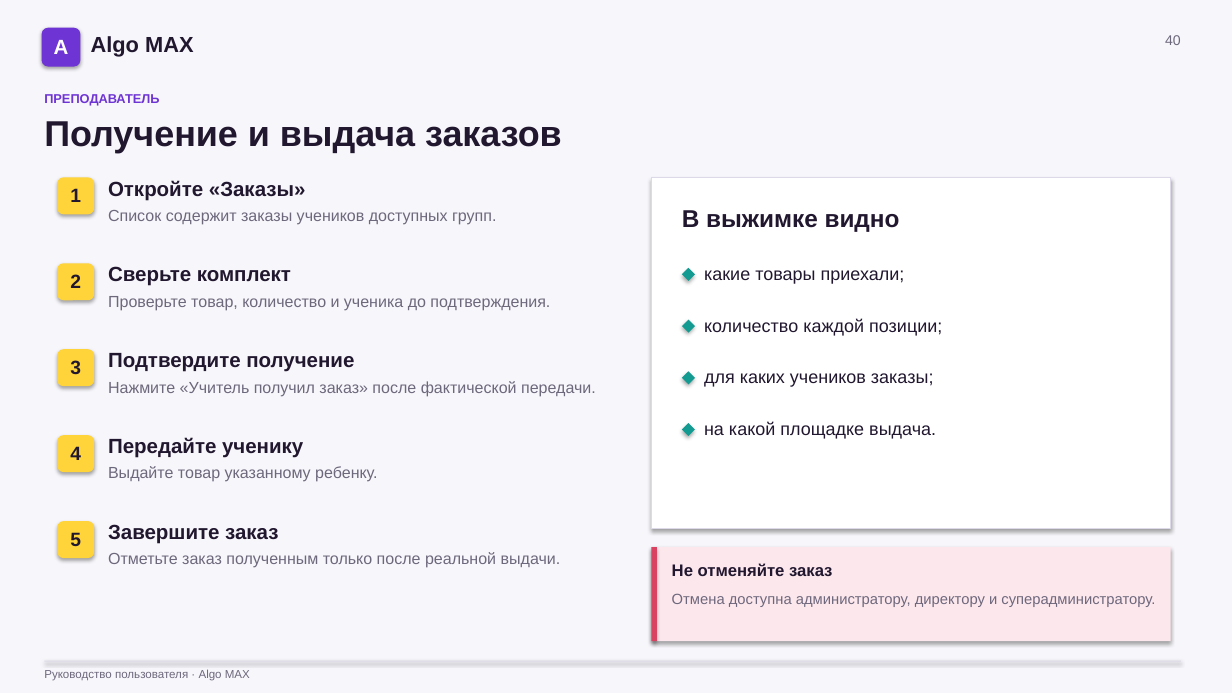
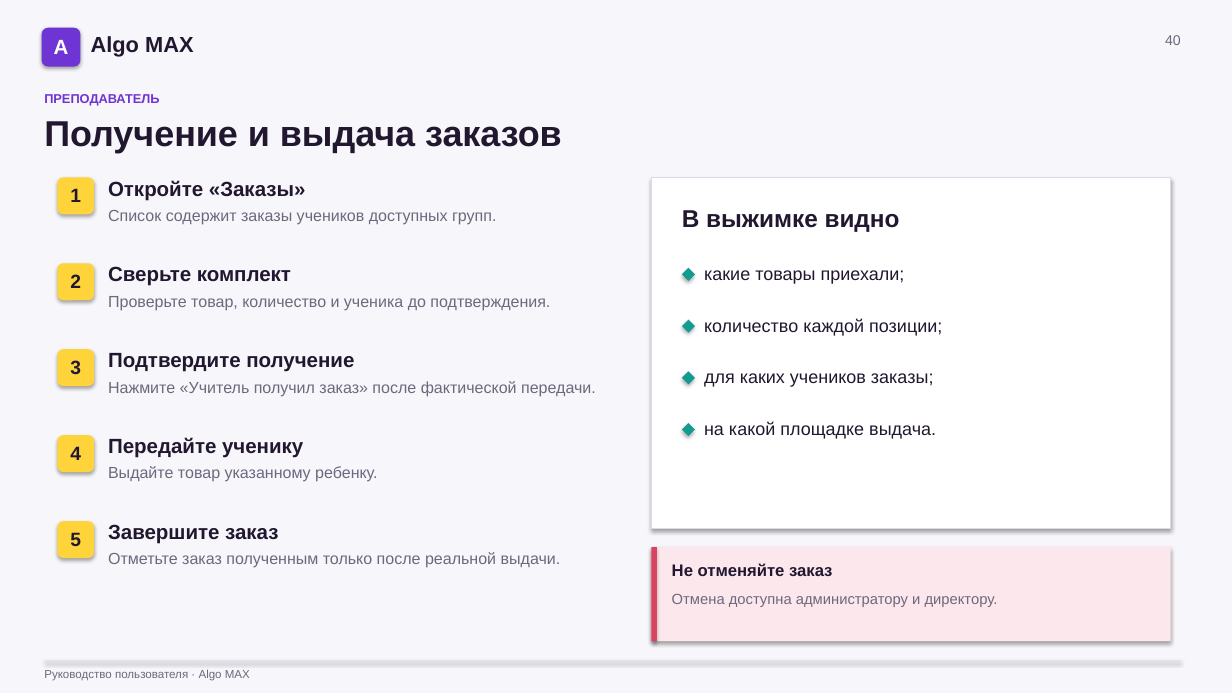
Before and after one commit to ImDoubleU/algo-bot-max, a slide deck: slide 40 of docs/Algo_MAX_Руководство_по_ролям.pptx. Drawn at 1232x693 pixels with LibreOffice and Linux fonts; fonts in the diff are those of the drawing. Boxes give left, top, right and bottom in pixels: in the first picture for what was removed or moved away, otherwise in the second. Text is boxed around its words. In the diff, an @@ line names an element or a change of style, - is before the commit and + after.

```diff
--- a/docs/Algo_MAX_Руководство_по_ролям.pptx
+++ b/docs/Algo_MAX_Руководство_по_ролям.pptx
@@ text at [672,594,998,607]: text changed @@
-Отмена доступна администратору, директору и суперадминистратору.
+Отмена доступна администратору и директору.
```
Also in this commit, not shown: 5 other slides changed, 9 other files.
